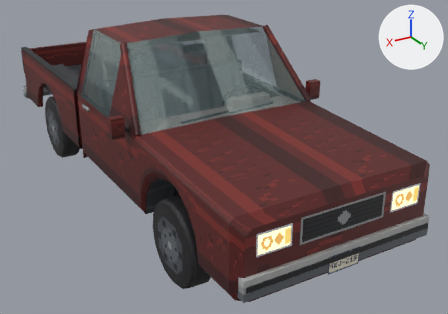
The glTF model THE_VEIL_ASSETS_V2/05_Vehicles/Pickup/VEH_PickupTruck.glb as it was, and as the next commit left it.
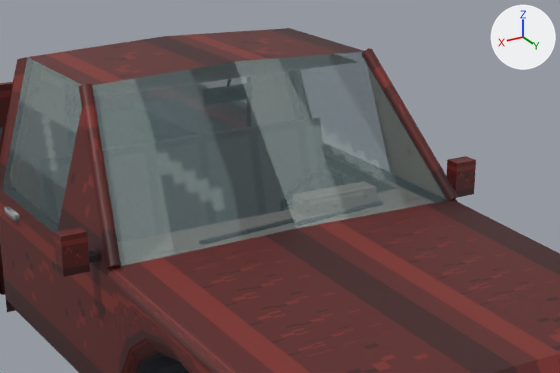
Old and new are each drawn whole from a 50 mm camera at (2.81, 5.6, 3.05) aimed at (-0.32, 0.39, 0.45) and again close up on the part from 18% to 81% of the width and 0% to 60% of the height. The axes (+X, +Y, +Z) are drawn at upper right. The lights are the same throughout. The older version's two pictures come first. Objects named as collision shapes, trigger or cutter boxes, shadow casters or lower levels of detail are left out. Where no turn or scale is listed for an object, it has been applied to the vertices. Vertices at exactly the same position are counted once.

The first close-up shows 'Body', 'Door_FL', 'Door_FR', 'Hood', 'SteeringWheel', 'Tailgate'.
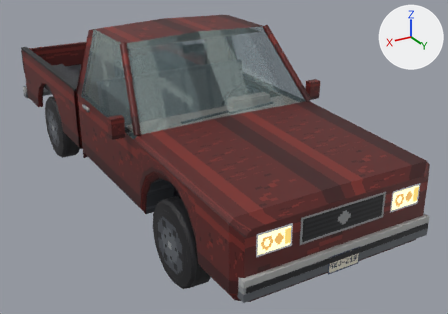
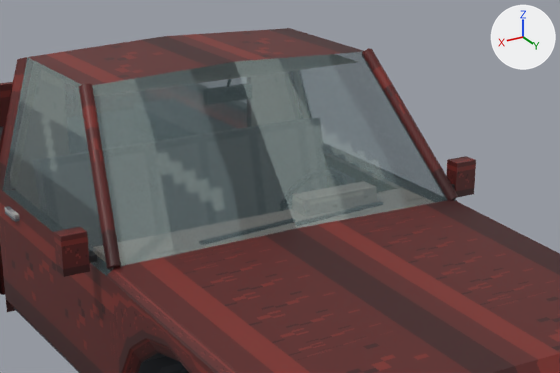
The change, as a diff of the scene's bpy script:
```diff
--- a/THE_VEIL_ASSETS_V2/05_Vehicles/Pickup/VEH_PickupTruck.glb.py
+++ b/THE_VEIL_ASSETS_V2/05_Vehicles/Pickup/VEH_PickupTruck.glb.py
@@ me_door_fl @@
 # used by ob_door_fl; location = (-0.95, 1.04, 0.769)
 # verts and faces of me_door_fl; kept vertices keep their numbers, new ones are numbered from 56
 # before: 42 (0.0, -0.02, 0.351) at pixel (458, 203), 43 (0.04, -0.02, 0.381) at pixel (452, 199), 47 (0.0, -0.59, 0.361), 48 (0.19, -0.59, 1.031), 49 (0.012, -0.02, 0.351)
 # before: 50 (0.012, -0.59, 0.361) at pixel (390, 173), 51 (0.202, -0.59, 1.031) at pixel (364, 51), 52 (0.052, -0.02, 0.381)
-me_door_fl.from_pydata(...)  # 56 vertices, 70 faces; spans x -0.16..0.202, y -1.34..0.0, z -0.349..1.031
+me_door_fl.from_pydata(...)  # 52 vertices, 64 faces; spans x -0.16..0.19, y -1.34..0.0, z -0.349..1.031
+# me_door_fl part 1
+delete_vertices([*range(49, 53)])  # with the faces that use them
 me_door_fl.materials.append(mat_m_veh_atlas)
@@ me_door_fr @@
 # used by ob_door_fr; location = (0.95, 1.04, 0.769)
-me_door_fr.from_pydata(...)  # 56 vertices, 70 faces; spans x -0.202..0.16, y -1.34..0.0, z -0.349..1.031
+me_door_fr.from_pydata(...)  # 52 vertices, 64 faces; spans x -0.19..0.16, y -1.34..0.0, z -0.349..1.031
+# me_door_fr part 2: 2 faces spanning x -0.19..0.0, y -0.59..-0.02, z 0.351..1.031 switch from mat_m_veh_atlas (picture img_image_0) to mat_m_veh_glass
+# edits to the shape of me_door_fr do not show in these pictures
```

Where the change shows, as pixel boxes (x1, y1, x2, y2) in the close-ups (560 x 373 px):
'Door_FR', reshaped
    before: (2, 109, 116, 373)
    after: (2, 188, 116, 373)
'Door_FL', reshaped
    before: (323, 65, 476, 203)
    after: (323, 142, 476, 203)
part 1 of me_door_fl, deleted
    before: (367, 65, 445, 198)
part 2 of me_door_fr, recoloured (brown)
    before: (58, 109, 114, 276)
